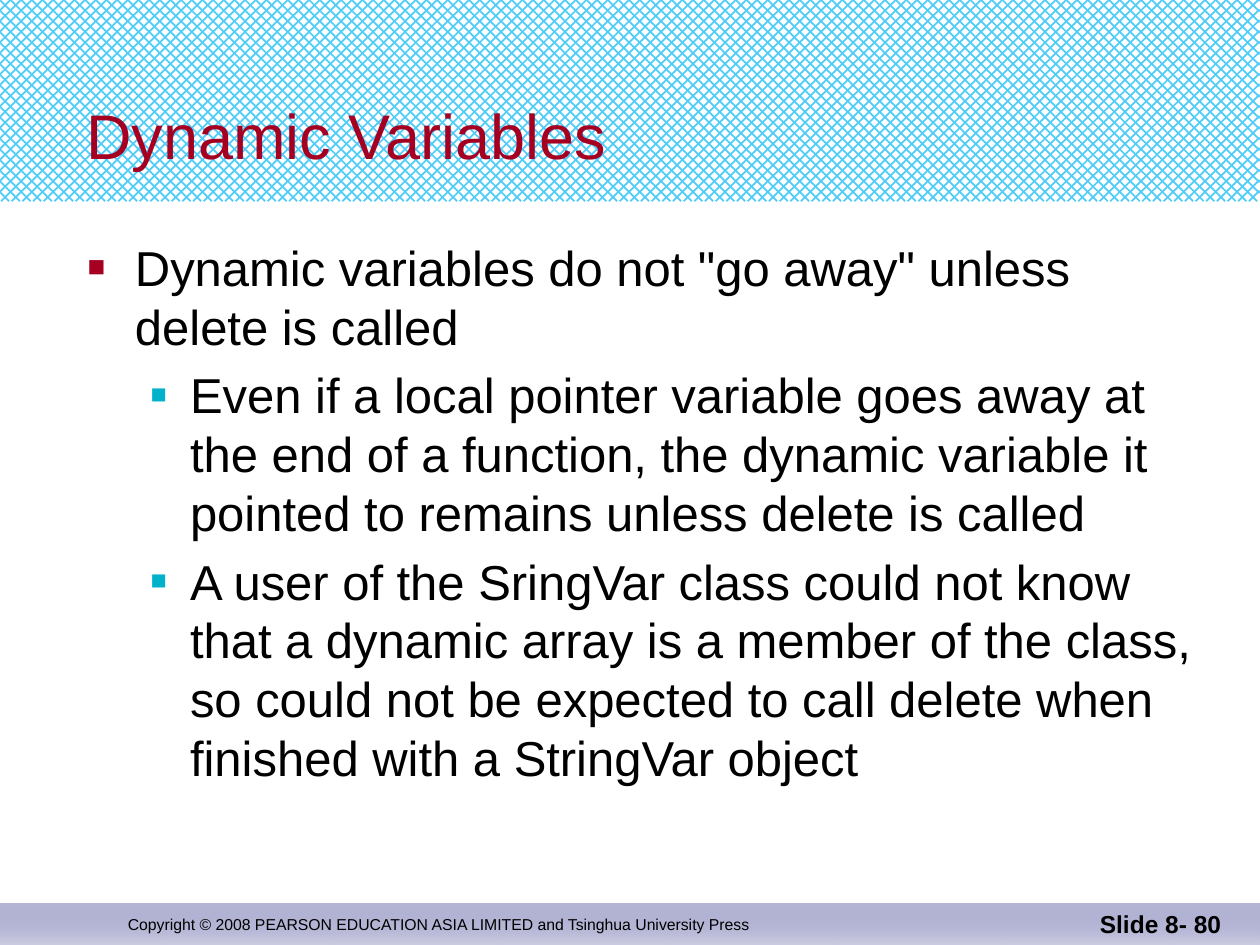
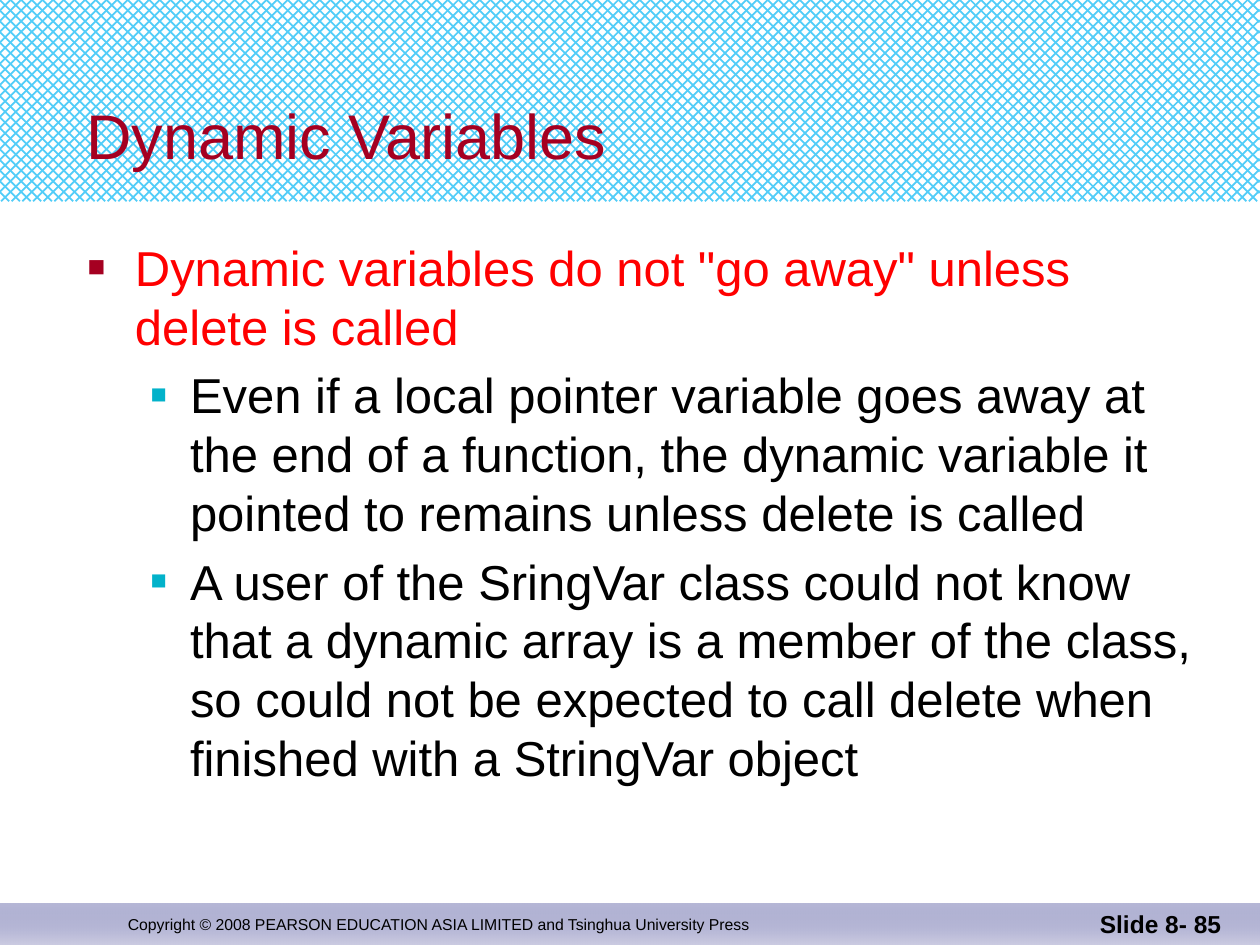
Before and after one commit to djuanbei/CPLUSPLUS, a slide deck: slide 85 of ppt/Chapter 11.pptx (slide 80 before the commit). Drawn at 1260x945 pixels with LibreOffice and Linux fonts; fonts in the diff are those of the drawing. Boxes give left, top, right and bottom in pixels: in the first picture for what was removed or moved away, otherwise in the second. Text is boxed around its words. In the diff, an @@ line names an element or a change of style, - is before the commit and + after.

```diff
--- a/ppt/Chapter 11.pptx
+++ b/ppt/Chapter 11.pptx
@@ text at bbox=[135, 250, 1071, 346]: text colour #000000 to #FF0000 in "Dynamic variables do not "go away" unless ..." @@
@@ page number at bbox=[1100, 915, 1221, 934]: text changed @@
-Slide 8- 80
+Slide 8- 85
```
Also in this commit, not shown: 1 other slide changed, 5 slides added, 1 other file.
